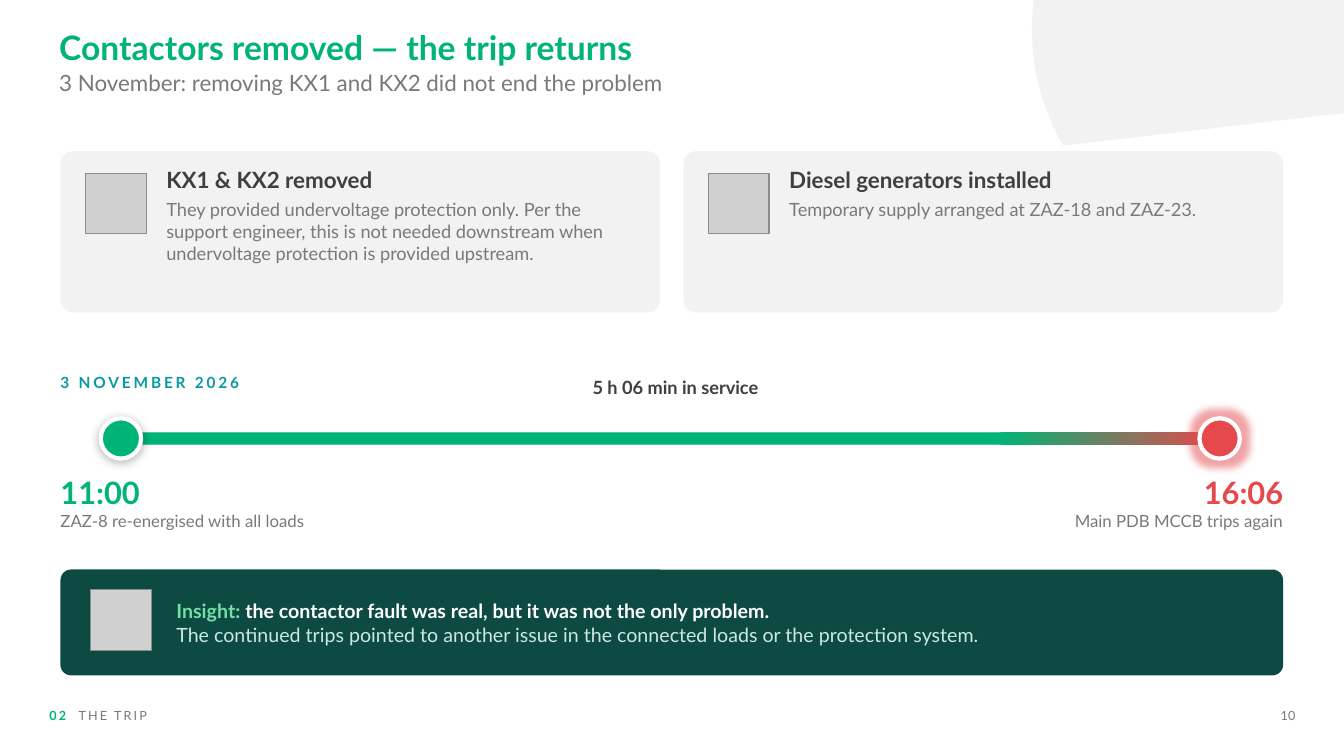
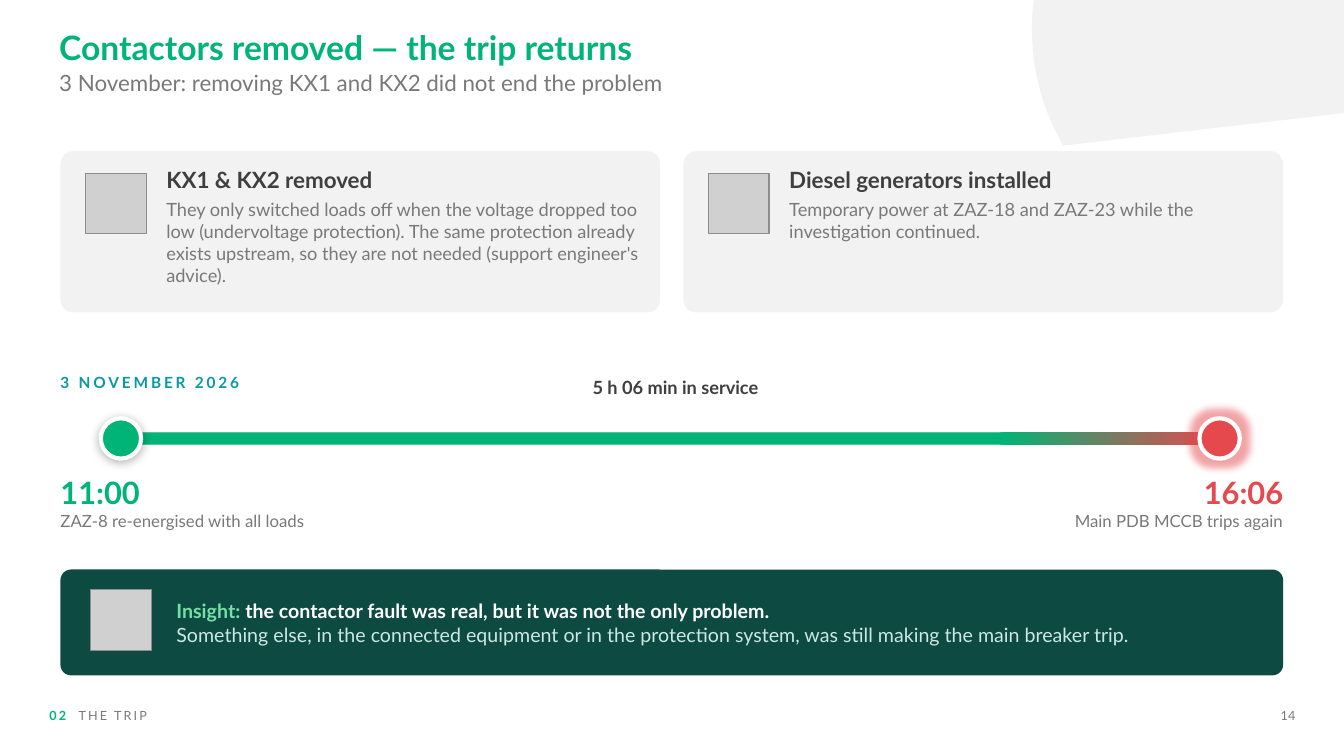
Before and after one commit to nasr9787alfarsi-alt/Nasr, a slide deck: slide 14 of presentations/ZAZ-8_Main_PDB_MCCB_Tripping_Investigation.pptx (slide 10 before the commit). Drawn at 1344x756 pixels with LibreOffice and Linux fonts; fonts in the diff are those of the drawing; grey boxes stand for pictures; background and template pictures are left out. Boxes give left, top, right and bottom in pixels: in the first picture for what was removed or moved away, otherwise in the second. Text is boxed around its words. In the diff, an @@ line names an element or a change of style, - is before the commit and + after.

```diff
--- a/presentations/ZAZ-8_Main_PDB_MCCB_Tripping_Investigation.pptx
+++ b/presentations/ZAZ-8_Main_PDB_MCCB_Tripping_Investigation.pptx
@@ text at (x1=166, y1=202, x2=638, y2=284): text changed @@
-They provided undervoltage protection only. Per the support engineer, this is not needed downstream when undervoltage protection is provided upstream.
+They only switched loads off when the voltage dropped too low (undervoltage protection). The same protection already exists upstream, so they are not needed (support engineer's advice).
@@ text at (x1=789, y1=202, x2=1193, y2=241): text changed @@
-Temporary supply arranged at ZAZ-18 and ZAZ-23.
+Temporary power at ZAZ-18 and ZAZ-23 while the investigation continued.
@@ text at (x1=176, y1=627, x2=1129, y2=646): text changed @@
-The continued trips pointed to another issue in the connected loads or the protection system.
+Something else, in the connected equipment or in the protection system, was still making the main breaker trip.
@@ text at (x1=1281, y1=711, x2=1296, y2=720): text changed @@
-10
+14
```
Also in this commit, not shown: 22 other slides changed, 6 slides added.
